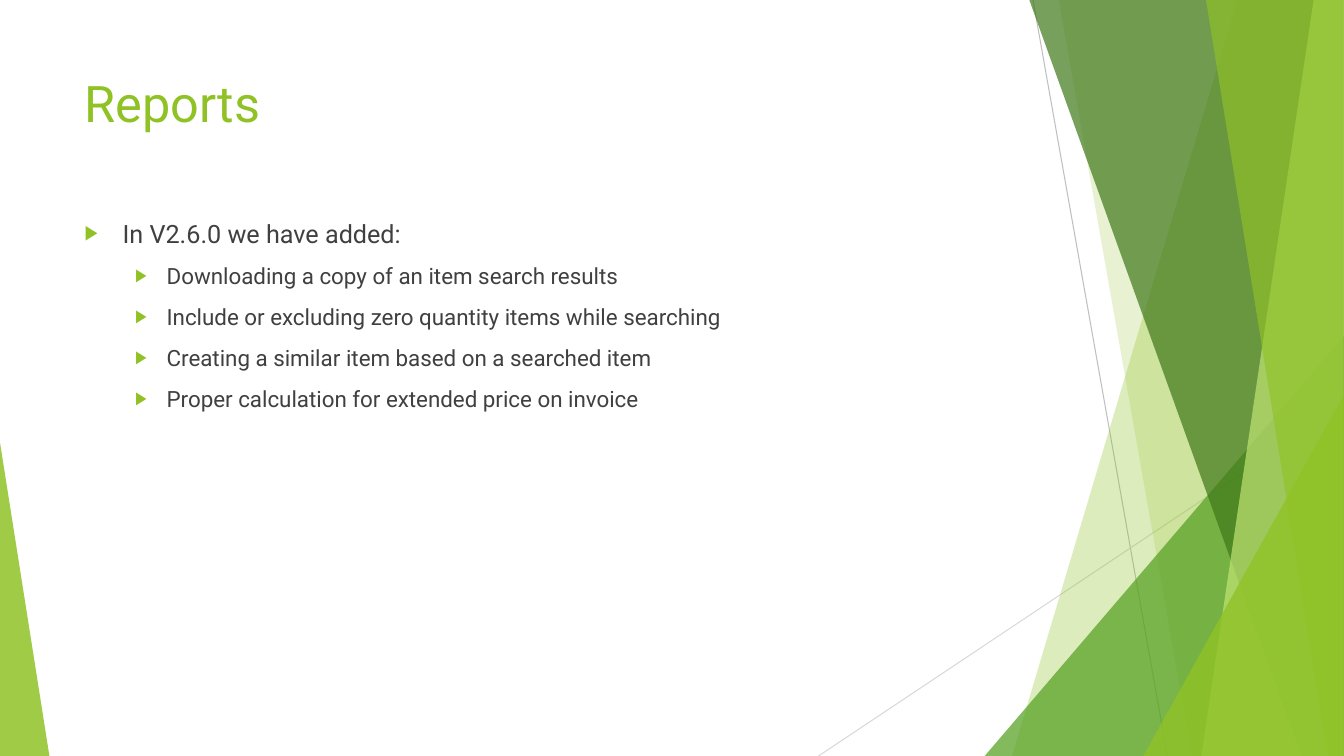
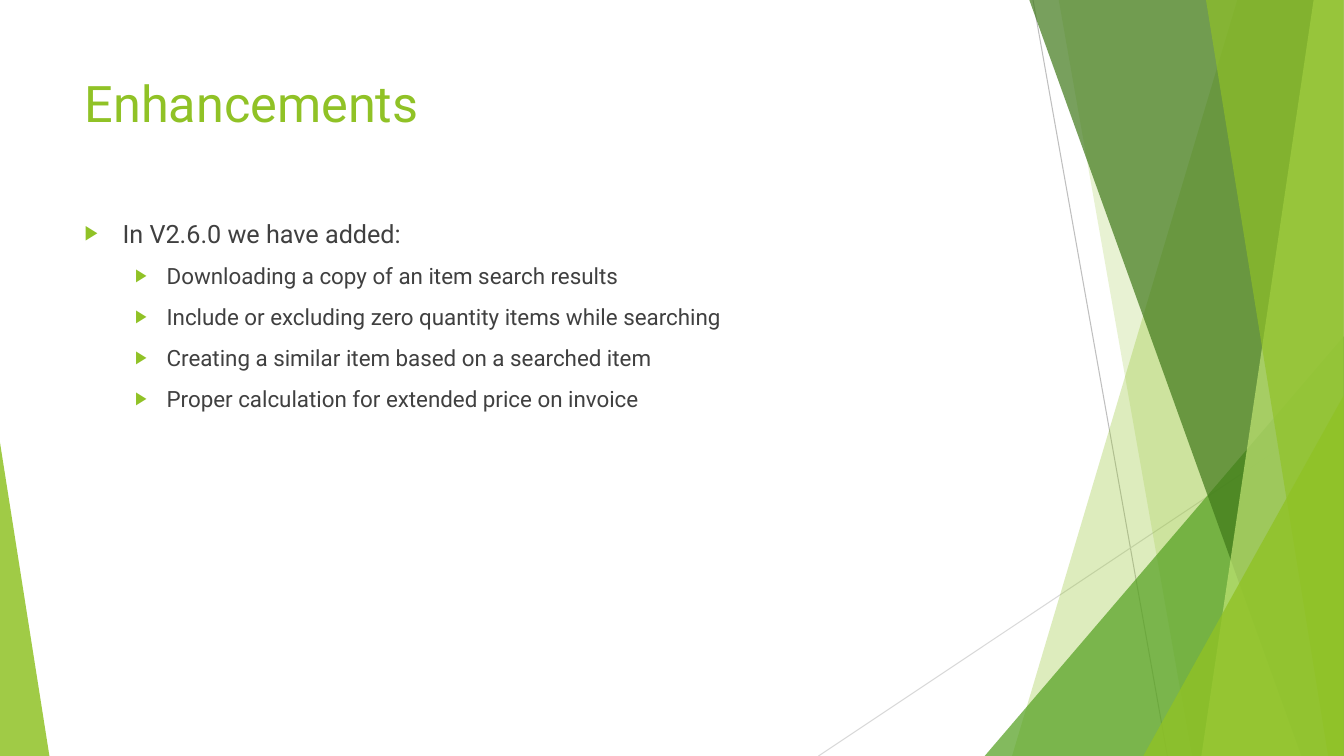
Before and after one commit to SweetSpotProShop/SweetSpot-Documentation, a slide deck: slide 2 of Release Powerpoints/V2.6.0.pptx. Drawn at 1344x756 pixels with LibreOffice and Linux fonts; fonts in the diff are those of the drawing. Boxes give left, top, right and bottom in pixels: in the first picture for what was removed or moved away, otherwise in the second. Text is boxed around its words. In the diff, an @@ line names an element or a change of style, - is before the commit and + after.

```diff
--- a/Release Powerpoints/V2.6.0.pptx
+++ b/Release Powerpoints/V2.6.0.pptx
@@ title at <box>85,84,419,123</box>: text changed @@
-Reports
+Enhancements
```
Also in this commit, not shown: 2 slides added, 2 slides removed.
